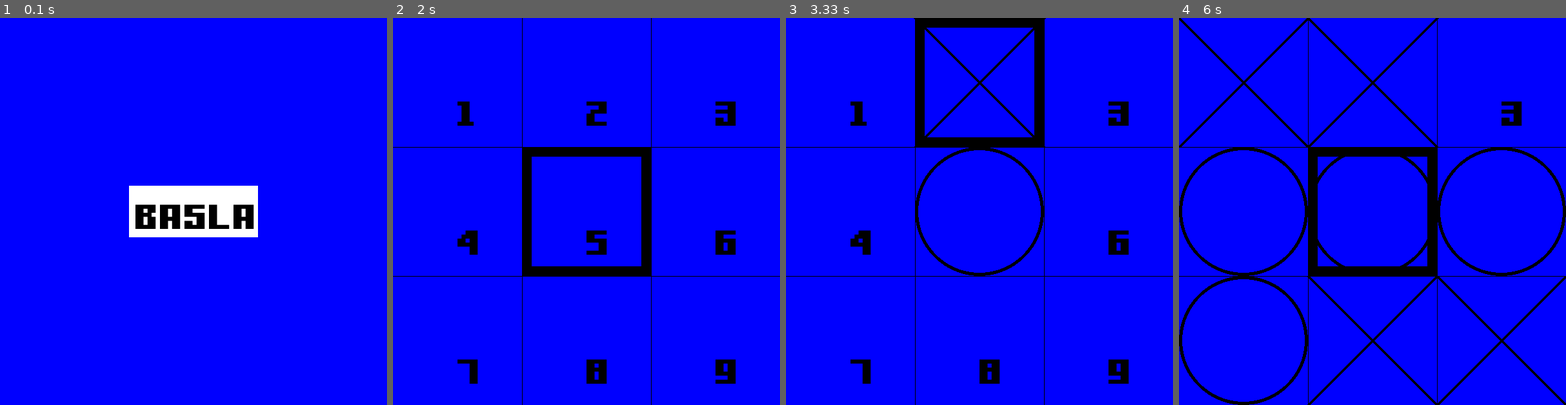
Above: before the commit, frames 1-4 (left to right).
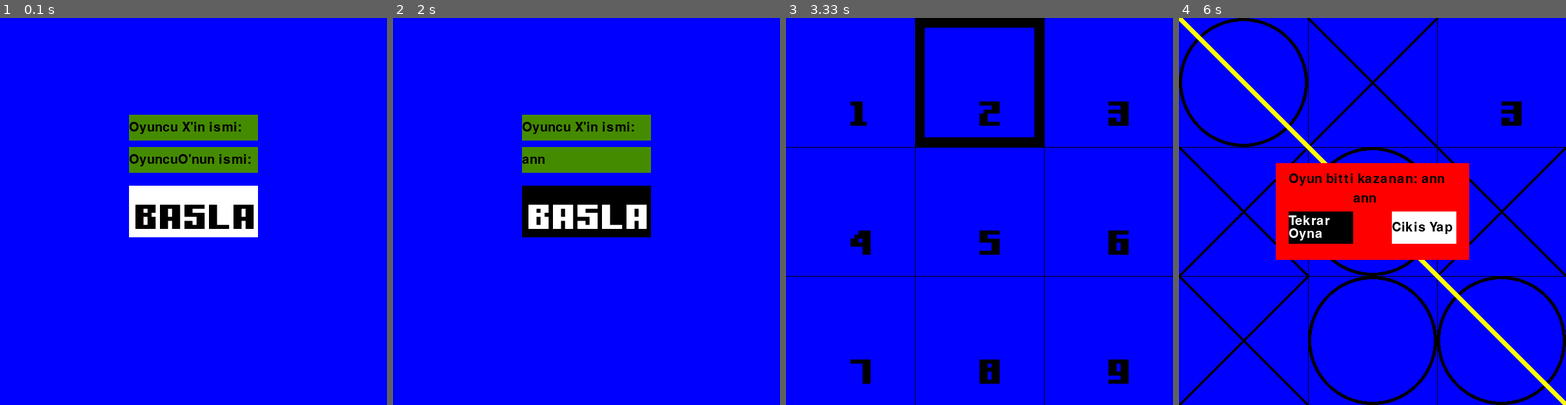
Above: after the commit, the same moments.

Repository: fluffydisk/XOX-pygame
Game: pygame game, started from main.py
Same seed, same stepped clock (60 frames per second), same inputs: the game is played once before the commit and once after it.
Inputs (mouse positions are in pixels of both pictures, inside the frame that each line leads up to):
- Up to frame 1 (0.1 s): no input
- Up to frame 2 (2 s): hold R 0.33-0.8 s; click (586, 161) at 0.93 s, where only the run after the commit has a clickable "OyuncuO'nun ismi:"; type "an" at 1.22 s; type "n" at 1.42 s; tap Enter at 1.55 s; click "BASLA" at 1.82 s
- Up to frame 3 (3.33 s): click (979, 126) at 2.15 s, where only the run after the commit has a clickable "Oyuncu X'in ismi:"; type "a" at 2.43 s; tap Enter at 2.57 s; click (979, 211) at 3.03 s, where only the run after the commit has a clickable "BASLA"; move the mouse to (917, 83) at 3.32 s
- Up to frame 4 (6 s): click (1310, 83) at 3.37 s; click (1507, 312) at 3.73 s; click (1248, 161) at 4.25 s; click (1256, 79) at 4.58 s; click (1279, 281) at 4.95 s; click (1314, 323) at 5.25 s; click (1453, 161) at 5.58 s; click (1333, 196) at 5.92 s

The runs differ from the first frame. In frame 1, 4.4% of the frame differs, in the area x 33-67%, y 25-40%; in frame 2, 12%; in frame 3, 1.8%; in frame 4, 22%, in the area x 0-100%, y 0-100%.

Commit message:
completed %95 of code works well, just needs couple feature updates like leaderboard

Diff:
--- a/main.py
+++ b/main.py
@@ -1,6 +1,4 @@
-# Example file showing a circle moving on screen
 import pygame
-# pygame setup
 pygame.init()
 
 SCREEN_WIDTH=600
@@ -13,8 +11,19 @@
 thicknesOFBorders=15
 currentZone=0
 
+var=""
+
+option1="X"
+option2="O"
+
 ButtonColor = "white"
 TextColor = "black"
+
+againButtonColor="black"
+againTextColor="white"
+exitTextColor="black"
+exitButtonColor="white"
+
 
 mouseClicked=False
 
@@ -39,6 +48,19 @@
 ninthAreaDraw="A"
 
 
+changingtoX=False
+changingtoO=False
+
+user_x_text = ''
+user_o_text = ''
+userXName=""
+userOName=""
+
+base_font = pygame.font.Font(None, 30)
+oyuncuX = base_font.render("Oyuncu X'in ismi: ", 1, "black")
+oyuncuO = base_font.render("OyuncuO'nun ismi: ", 1, "black")
+oyuncuXNameInput = base_font.render(user_x_text, 1, "black")
+oyuncuONameInput = base_font.render(user_o_text, 1, "black")
 undertaleFont = pygame.font.Font("Gamer.ttf", 100)
 firstArea = undertaleFont.render("1", 1, "black")
 secondArea = undertaleFont.render("2", 1, "black")
@@ -50,6 +72,8 @@
 eighthArea = undertaleFont.render("8", 1, "black")
 ninthArea = undertaleFont.render("9", 1, "black")
 
+
+
 def writeX(xStart, yStart, SCREEN_WIDTH, SCREEN_HEIGHT):
     pygame.draw.line(screen, "black", (xStart, yStart), (xStart+SCREEN_WIDTH/3, yStart+SCREEN_HEIGHT/3), 5)
     pygame.draw.line(screen, "black", (xStart+SCREEN_WIDTH/3, yStart), (xStart, yStart+SCREEN_HEIGHT/3), 5)
@@ -57,10 +81,102 @@
 def writeO(xStart, yStart, SCREEN_WIDTH, SCREEN_HEIGHT):
     pygame.draw.circle(screen, "black", (xStart, yStart), SCREEN_HEIGHT/6, 5)
 
+def gameRuleCheck(list):
+    selectedOption=""
+    if list[0][0]==option1 or list[0][0]==option2:
+        selectedOption=list[0][0]
+        if list[0][1]==selectedOption and list[0][2]==selectedOption:
+            pygame.draw.line(screen, "yellow", [0, 100], [600, 100], 10)
+            return selectedOption
+        if list[1][1]==selectedOption and list[2][2]==selectedOption:
+            pygame.draw.line(screen, "yellow", [0, 0], [600, 600], 10)
+            return selectedOption
+        if list[1][0]==selectedOption and list[2][0]==selectedOption:
+            pygame.draw.line(screen, "yellow", [100, 0], [100, 600], 10)
+            return selectedOption
+    if list[2][2]==option1 or list[2][2]==option2:
+        selectedOption=list[2][2]
+        if list[1][2]==selectedOption and list[0][2]==selectedOption:
+            pygame.draw.line(screen, "yellow", [500, 0], [500, 600], 10)
+            return selectedOption
+        if list[2][1]==selectedOption and list[2][0]==selectedOption:
+            pygame.draw.line(screen, "yellow", [0, 500], [600, 500], 10)
+            return selectedOption
+    if list[2][0]==option1 or list[2][0]==option2:
+        selectedOption=list[2][0]
+        if list[1][1]==selectedOption and list[0][2]==selectedOption:
+            pygame.draw.line(screen, "yellow", [0, 600], [600, 0], 10)
+            return selectedOption
+    if list[1][0]==option1 or list[1][0]==option2:
+        selectedOption=list[1][0]
+        if list[1][1] == selectedOption and list[1][2] == selectedOption:
+            pygame.draw.line(screen, "yellow", [0, 300], [600, 300], 10)
+            return selectedOption
+    if list[0][1] == option1 or list[0][1] == option2:
+        selectedOption=list[0][1]
+        if list[1][1] == selectedOption and list[2][1] == selectedOption:
+            pygame.draw.line(screen, "yellow", [300, 0], [300, 600], 10)
+            return selectedOption
+    return "P"
+
+gameFinish=""
+def gameFinished(winner, mouseClicked):
+    mousePos = pygame.mouse.get_pos()
+    if (mousePos[0]>=170 and mousePos[0]<=270) and (mousePos[1]>=300 and mousePos[1]<=350):
+        if mouseClicked==True:
+            return "StartScreen"
+        againButtonColor="white"
+        againTextColor="black"
+    else:
+        againTextColor="white"
+        againButtonColor="black"
+    if (mousePos[0] >= 330 and mousePos[0] <= 430) and (mousePos[1] >= 300 and mousePos[1] <= 350):
+        if mouseClicked==True:
+            return "Exit"
+        exitButtonColor="black"
+        exitTextColor="white"
+    else:
+        exitButtonColor="white"
+        exitTextColor="black"
+    again1 = base_font.render("Tekrar", 1, againTextColor)
+    again2 = base_font.render("Oyna", 1, againTextColor)
+    exit = base_font.render("Cikis Yap", 1, exitTextColor)
+
+    background = pygame.Rect(150, 225, 300, 150)
+    pygame.draw.rect(screen, "red", background)
+    button1 = pygame.Rect(170, 300, 100, 50)
+    button2 = pygame.Rect(330, 300, 100, 50)
+    pygame.draw.rect(screen, againButtonColor, button1)
+    pygame.draw.rect(screen, exitButtonColor, button2)
+
+    screen.blit(again1, (170, 305))
+    screen.blit(again2, (170, 325))
+    screen.blit(exit, (330, 315))
+    if winner=="X":
+        screen.blit(base_font.render("Oyun bitti kazanan:", 1, "black"), (170, 240))
+        screen.blit(base_font.render(userXName, 1, "black"), (270, 270))
+    elif winner == "O":
+        screen.blit(base_font.render("Oyun bitti kazanan: {}".format(userOName), 1, "black"), (170, 240))
+        screen.blit(base_font.render(userOName, 1, "black"), (270, 270))
+XOX = [["0","1","2"],["0","1"," 2"],["0","1","2"]]
 
 Play=False
 turn = "X"
+
+
+active=False
+inputFromX=False
+inputFromO=False
+input_first_player_rect = pygame.Rect(200, 150, 200, 40)
+input_second_player_rect = pygame.Rect(200, 200, 200, 40)
+color_active = pygame.Color('lightskyblue3')
+color_passive = pygame.Color('chartreuse4')
+colorX = color_passive
+colorO = color_passive
+
 while running:
+    oyuncuXNameInput = base_font.render(user_x_text, 1, "black")
+    oyuncuONameInput = base_font.render(user_o_text, 1, "black")
     # poll for events
     # pygame.QUIT event means the user clicked X to close your window
     for event in pygame.event.get():
@@ -70,23 +186,108 @@
             mouseClicked=True
         else:
             mouseClicked=False
-    keys = pygame.key.get_pressed()
-    if keys[pygame.K_r]:
-        Play = False
+        keys = pygame.key.get_pressed()
+        if keys[pygame.K_r]:
+            Play = False
+        if event.type == pygame.KEYDOWN:
+            if inputFromX:
+                if event.key == pygame.K_RETURN:
+                    inputFromX=False
+                elif event.key == pygame.K_BACKSPACE:
+                    user_x_text = user_x_text[:-1]
+                else:
+                    user_x_text += event.unicode
+            if inputFromO:
+                if event.key == pygame.K_RETURN:
+                    inputFromO = False
+                elif event.key == pygame.K_BACKSPACE:
+                    user_o_text = user_o_text[:-1]
+                else:
+                    user_o_text += event.unicode
+
+
 
     screen.fill("blue")
     # fill the screen with a color to wipe away anything from last frame
     if Play==False:
-
+        mousePos = pygame.mouse.get_pos()
+        pygame.draw.rect(screen, colorX, input_first_player_rect)
+        pygame.draw.rect(screen, colorO, input_second_player_rect)
+        text_surface_player_x = base_font.render(user_x_text, True, (255, 255, 255))
+
+        if(mousePos[0]>=200 and mousePos[0]<=400) and (mousePos[1]>=200 and mousePos[1]<=240):
+            colorO=color_active
+            pygame.draw.rect(screen, colorO, input_second_player_rect)
+            if mouseClicked==True:
+                inputFromO=True
+                if inputFromX==True:
+                    changingtoO=True
+                    inputFromX=False
+                else:
+                    changingtoO = False
+        if inputFromO == True:
+            screen.blit(oyuncuONameInput, (200,210))
+            colorO = color_active
+        elif changingtoO == True:
+            screen.blit(oyuncuONameInput, (200,210))
+            colorO = color_active
+        elif changingtoX==True:
+            if user_o_text=="":
+                screen.blit(oyuncuO, (200, 210))
+                colorO = color_passive
+            else:
+                screen.blit(oyuncuONameInput, (200, 210))
+                colorO = color_passive
+        elif inputFromO == False and user_o_text=="":
+            screen.blit(oyuncuO, (200, 210))
+            colorO = color_passive
+        else:
+            screen.blit(oyuncuONameInput, (200, 210))
+            colorO = color_passive
+
+
+        if(mousePos[0]>=200 and mousePos[0]<=400) and (mousePos[1]>=150 and mousePos[1]<=190):
+            colorX=color_active
+            pygame.draw.rect(screen, colorX, input_first_player_rect)
+            if mouseClicked==True:
+                inputFromX = True
+                if inputFromO==True:
+                    changingtoX=True
+                    inputFromO= False
+                else:
+                    changingtoX=False
+        if inputFromX == True:
+            screen.blit(oyuncuXNameInput, (200,160))
+            colorX = color_active
+        elif changingtoX==True:
+            screen.blit(oyuncuXNameInput, (200,160))
+            colorX = color_active
+        elif changingtoO==True:
+            if user_x_text=="":
+                screen.blit(oyuncuX, (200, 160))
+                colorX = color_passive
+            else:
+                screen.blit(oyuncuXNameInput, (200, 160))
+                colorX = color_passive
+        elif inputFromX == False and user_x_text=="":
+            screen.blit(oyuncuX, (200, 160))
+            colorX = color_passive
+        else:
+            screen.blit(oyuncuXNameInput, (200, 160))
+            colorX = color_passive
 
         OpeningScreen = undertaleFont.render("BASLA", 1, TextColor)
         pygame.draw.rect(screen, ButtonColor, (SCREEN_WIDTH/2-100, SCREEN_HEIGHT/2-40, 200, 80))
-        mousePos=pygame.mouse.get_pos()
+
         screen.blit(OpeningScreen, (SCREEN_WIDTH/2-90, SCREEN_HEIGHT/2-40))
         if(mousePos[0]>=SCREEN_WIDTH/2-100 and mousePos[0]<=SCREEN_WIDTH/2+100) and (mousePos[1]>=SCREEN_HEIGHT/2-40 and mousePos[1]<=SCREEN_HEIGHT/2+40):
             ButtonColor="black"
             TextColor="white"
-            if mouseClicked==True:
+            if mouseClicked==True and (user_o_text != "" and user_x_text != ""):
+                userXName=user_x_text
+                userOName=user_o_text
+                user_x_text=""
+                user_o_text=""
                 mouseClicked = False
                 Play=True
                 turn = "X"
@@ -108,9 +309,7 @@
                 seventhAreaDraw = "A"
                 eighthAreaDraw = "A"
                 ninthAreaDraw = "A"
-
-
-
+                XOX = [["0", "1", "2"], ["0", "1", "2"], ["0", "1", "2"]]
         else:
             ButtonColor="white"
             TextColor = "black"
@@ -124,6 +323,8 @@
         dt = clock.tick(60) / 1000
 
     if Play==True:
+
+
         pygame.draw.line(screen, "black", [SCREEN_WIDTH/3, 0], [SCREEN_WIDTH/3, SCREEN_HEIGHT])
         pygame.draw.line(screen, "black", [SCREEN_WIDTH / 3*2, 0], [SCREEN_WIDTH / 3*2, SCREEN_HEIGHT])
 
@@ -132,78 +333,67 @@
 
 
 
-
-
         mousePos = pygame.mouse.get_pos()
-
-        if(mousePos[0]<=SCREEN_WIDTH/3) and (mousePos[1]<=SCREEN_HEIGHT/3):
-            if currentZone!=1:
-                currentZone = 1
-                print("{}. Alandasin".format(currentZone))
-            pygame.draw.rect(screen, ("black"), (0, 0, SCREEN_WIDTH/3, SCREEN_HEIGHT/3), thicknesOFBorders)
-            if mouseClicked == True:
-                firstAreaMarked = True
-
-        elif(mousePos[0]<=SCREEN_WIDTH/3*2 and mousePos[0]>SCREEN_WIDTH/3) and (mousePos[1]<=SCREEN_HEIGHT/3):
-            if currentZone != 2:
-                currentZone = 2
-                print("{}. Alandasin".format(currentZone))
-            pygame.draw.rect(screen, "black", (SCREEN_WIDTH/3, 0, SCREEN_WIDTH / 3, SCREEN_HEIGHT / 3), thicknesOFBorders)
-            if mouseClicked==True:
-                secondAreaMarked=True
-        elif(mousePos[0]<=SCREEN_WIDTH and mousePos[0]>SCREEN_WIDTH/3*2) and (mousePos[1]<=SCREEN_HEIGHT/3):
-            if currentZone!=3:
-                currentZone = 3
-                print("{}. Alandasin".format(currentZone))
-            pygame.draw.rect(screen, "black", (SCREEN_WIDTH / 3*2, 0, SCREEN_WIDTH / 3, SCREEN_HEIGHT / 3), thicknesOFBorders)
-            if mouseClicked==True:
-                thirdAreaMarked=True
-
-        elif(mousePos[0]<=SCREEN_WIDTH/3) and (mousePos[1]>SCREEN_HEIGHT/3 and mousePos[1]<=SCREEN_HEIGHT/3*2):
-            if currentZone!=4:
-                currentZone = 4
-                print("{}. Alandasin".format(currentZone))
-            pygame.draw.rect(screen, "black", (0, SCREEN_HEIGHT / 3, SCREEN_WIDTH / 3, SCREEN_HEIGHT / 3), thicknesOFBorders)
-            if mouseClicked==True:
-                fourthAreaMarked=True
-        elif(mousePos[0]>SCREEN_WIDTH/3 and mousePos[0]<=SCREEN_WIDTH/3*2) and (mousePos[1]>SCREEN_HEIGHT/3 and mousePos[1]<=SCREEN_HEIGHT/3*2):
-            if currentZone!=5:
-                currentZone = 5
-                print("{}. Alandasin".format(currentZone))
-            pygame.draw.rect(screen, "black", (SCREEN_WIDTH/3, SCREEN_HEIGHT / 3, SCREEN_WIDTH / 3, SCREEN_HEIGHT / 3), thicknesOFBorders)
-            if mouseClicked == True:
-                fifthAreaMarked = True
-
-        elif(mousePos[0]>SCREEN_WIDTH/3*2) and (mousePos[1]>SCREEN_HEIGHT/3 and mousePos[1]<=SCREEN_HEIGHT/3*2):
-            if currentZone!=6:
-                currentZone = 6
-                print("{}. Alandasin".format(currentZone))
-            pygame.draw.rect(screen, "black", (SCREEN_WIDTH/3*2, SCREEN_HEIGHT / 3, SCREEN_WIDTH / 3, SCREEN_HEIGHT / 3), thicknesOFBorders)
-            if mouseClicked==True:
-                sixthAreaMarked=True
-
-        elif(mousePos[0]<=SCREEN_WIDTH/3) and (mousePos[1]>SCREEN_HEIGHT/3*2):
-            if currentZone!=7:
-                currentZone = 7
-                print("{}. Alandasin".format(currentZone))
-            pygame.draw.rect(screen, "black", (0, SCREEN_HEIGHT / 3*2, SCREEN_WIDTH / 3, SCREEN_HEIGHT / 3), thicknesOFBorders)
-            if mouseClicked==True:
-                seventhAreaMarked=True
-        elif(mousePos[0]>SCREEN_WIDTH/3 and mousePos[0]<=SCREEN_WIDTH/3*2) and (mousePos[1]>SCREEN_HEIGHT/3*2):
-            if currentZone!=8:
-                currentZone = 8
-                print("{}. Alandasin".format(currentZone))
-            pygame.draw.rect(screen, "black", (SCREEN_WIDTH/3, SCREEN_HEIGHT / 3 * 2, SCREEN_WIDTH / 3, SCREEN_HEIGHT / 3), thicknesOFBorders)
-            if mouseClicked==True:
-                eighthAreaMarked=True
-
-        elif(mousePos[0]>SCREEN_WIDTH/3*2) and (mousePos[1]>SCREEN_HEIGHT/3*2):
-            if currentZone!=9:
-                currentZone = 9
-                print("{}. Alandasin".format(currentZone))
-            pygame.draw.rect(screen, "black",(SCREEN_WIDTH / 3*2, SCREEN_HEIGHT / 3 * 2, SCREEN_WIDTH / 3, SCREEN_HEIGHT / 3), thicknesOFBorders)
-            if mouseClicked==True:
-                ninthAreaMarked=True
+        if var == "P":
+            if(mousePos[0]<=SCREEN_WIDTH/3) and (mousePos[1]<=SCREEN_HEIGHT/3):
+                if currentZone!=1:
+                    currentZone = 1
+                pygame.draw.rect(screen, ("black"), (0, 0, SCREEN_WIDTH/3, SCREEN_HEIGHT/3), thicknesOFBorders)
+                if mouseClicked == True:
+                    firstAreaMarked = True
+
+            elif(mousePos[0]<=SCREEN_WIDTH/3*2 and mousePos[0]>SCREEN_WIDTH/3) and (mousePos[1]<=SCREEN_HEIGHT/3):
+                if currentZone != 2:
+                    currentZone = 2
+                pygame.draw.rect(screen, "black", (SCREEN_WIDTH/3, 0, SCREEN_WIDTH / 3, SCREEN_HEIGHT / 3), thicknesOFBorders)
+                if mouseClicked==True:
+                    secondAreaMarked=True
+            elif(mousePos[0]<=SCREEN_WIDTH and mousePos[0]>SCREEN_WIDTH/3*2) and (mousePos[1]<=SCREEN_HEIGHT/3):
+                if currentZone!=3:
+                    currentZone = 3
+                pygame.draw.rect(screen, "black", (SCREEN_WIDTH / 3*2, 0, SCREEN_WIDTH / 3, SCREEN_HEIGHT / 3), thicknesOFBorders)
+                if mouseClicked==True:
+                    thirdAreaMarked=True
+
+            elif(mousePos[0]<=SCREEN_WIDTH/3) and (mousePos[1]>SCREEN_HEIGHT/3 and mousePos[1]<=SCREEN_HEIGHT/3*2):
+                if currentZone!=4:
+                    currentZone = 4
+                pygame.draw.rect(screen, "black", (0, SCREEN_HEIGHT / 3, SCREEN_WIDTH / 3, SCREEN_HEIGHT / 3), thicknesOFBorders)
+                if mouseClicked==True:
+                    fourthAreaMarked=True
+            elif(mousePos[0]>SCREEN_WIDTH/3 and mousePos[0]<=SCREEN_WIDTH/3*2) and (mousePos[1]>SCREEN_HEIGHT/3 and mousePos[1]<=SCREEN_HEIGHT/3*2):
+                if currentZone!=5:
+                    currentZone = 5
+                pygame.draw.rect(screen, "black", (SCREEN_WIDTH/3, SCREEN_HEIGHT / 3, SCREEN_WIDTH / 3, SCREEN_HEIGHT / 3), thicknesOFBorders)
+                if mouseClicked == True:
+                    fifthAreaMarked = True
+
+            elif(mousePos[0]>SCREEN_WIDTH/3*2) and (mousePos[1]>SCREEN_HEIGHT/3 and mousePos[1]<=SCREEN_HEIGHT/3*2):
+                if currentZone!=6:
+                    currentZone = 6
+                pygame.draw.rect(screen, "black", (SCREEN_WIDTH/3*2, SCREEN_HEIGHT / 3, SCREEN_WIDTH / 3, SCREEN_HEIGHT / 3), thicknesOFBorders)
+                if mouseClicked==True:
+                    sixthAreaMarked=True
+
+            elif(mousePos[0]<=SCREEN_WIDTH/3) and (mousePos[1]>SCREEN_HEIGHT/3*2):
+                if currentZone!=7:
+                    currentZone = 7
+                pygame.draw.rect(screen, "black", (0, SCREEN_HEIGHT / 3*2, SCREEN_WIDTH / 3, SCREEN_HEIGHT / 3), thicknesOFBorders)
+                if mouseClicked==True:
+                    seventhAreaMarked=True
+            elif(mousePos[0]>SCREEN_WIDTH/3 and mousePos[0]<=SCREEN_WIDTH/3*2) and (mousePos[1]>SCREEN_HEIGHT/3*2):
+                if currentZone!=8:
+                    currentZone = 8
+                pygame.draw.rect(screen, "black", (SCREEN_WIDTH/3, SCREEN_HEIGHT / 3 * 2, SCREEN_WIDTH / 3, SCREEN_HEIGHT / 3), thicknesOFBorders)
+                if mouseClicked==True:
+                    eighthAreaMarked=True
+
+            elif(mousePos[0]>SCREEN_WIDTH/3*2) and (mousePos[1]>SCREEN_HEIGHT/3*2):
+                if currentZone!=9:
+                    currentZone = 9
+                pygame.draw.rect(screen, "black",(SCREEN_WIDTH / 3*2, SCREEN_HEIGHT / 3 * 2, SCREEN_WIDTH / 3, SCREEN_HEIGHT / 3), thicknesOFBorders)
+                if mouseClicked==True:
+                    ninthAreaMarked=True
 
         if not firstAreaMarked:
             screen.blit(firstArea, (SCREEN_WIDTH/6, SCREEN_HEIGHT/6))
@@ -292,50 +482,75 @@
 
         if firstAreaDraw=="X":
             writeX(0, 0, SCREEN_WIDTH, SCREEN_HEIGHT)
+            XOX[0][0]="X"
         elif firstAreaDraw=="O":
             writeO(SCREEN_WIDTH / 6, SCREEN_HEIGHT / 6, SCREEN_WIDTH, SCREEN_HEIGHT)
+            XOX[0][0] = "O"
 
         if secAreaDraw=="X":
             writeX(SCREEN_WIDTH / 3, 0, SCREEN_WIDTH, SCREEN_HEIGHT)
+            XOX[0][1] = "X"
         elif secAreaDraw=="O":
             writeO(SCREEN_WIDTH / 2, SCREEN_HEIGHT / 6, SCREEN_WIDTH, SCREEN_HEIGHT)
+            XOX[0][1] = "O"
 
         if thirdAreaDraw=="X":
             writeX(SCREEN_WIDTH / 3 * 2, 0, SCREEN_WIDTH, SCREEN_HEIGHT)
+            XOX[0][2] = "X"
         elif thirdAreaDraw=="O":
             writeO(SCREEN_WIDTH / 6 * 5, SCREEN_HEIGHT / 6, SCREEN_WIDTH, SCREEN_HEIGHT)
+            XOX[0][2] = "O"
 
         if fourthAreaDraw=="X":
             writeX(0, SCREEN_HEIGHT/3, SCREEN_WIDTH, SCREEN_HEIGHT)
+            XOX[1][0] = "X"
         elif fourthAreaDraw=="O":
             writeO(SCREEN_WIDTH/6, SCREEN_HEIGHT/2, SCREEN_WIDTH, SCREEN_HEIGHT)
+            XOX[1][0] = "O"
 
         if fifthAreaDraw=="X":
             writeX(SCREEN_WIDTH/3, SCREEN_HEIGHT/3, SCREEN_WIDTH, SCREEN_HEIGHT)
+            XOX[1][1] = "X"
         elif fifthAreaDraw=="O":
             writeO(SCREEN_WIDTH/2, SCREEN_HEIGHT/2, SCREEN_WIDTH, SCREEN_HEIGHT)
+            XOX[1][1] = "O"
 
         if sixthAreaDraw=="X":
             writeX(SCREEN_WIDTH/3*2, SCREEN_HEIGHT/3, SCREEN_WIDTH, SCREEN_HEIGHT)
+            XOX[1][2] = "X"
         elif sixthAreaDraw=="O":
             writeO(SCREEN_WIDTH/6*5, SCREEN_HEIGHT/2, SCREEN_WIDTH, SCREEN_HEIGHT)
+            XOX[1][2] = "O"
 
         if seventhAreaDraw=="X":
             writeX(0, SCREEN_HEIGHT/3*2, SCREEN_WIDTH, SCREEN_HEIGHT)
+            XOX[2][0] = "X"
         elif seventhAreaDraw=="O":
             writeO(SCREEN_WIDTH/6, SCREEN_HEIGHT/6*5, SCREEN_WIDTH, SCREEN_HEIGHT)
+            XOX[2][0] = "O"
 
         if eighthAreaDraw=="X":
             writeX(SCREEN_WIDTH/3, SCREEN_HEIGHT/3*2, SCREEN_WIDTH, SCREEN_HEIGHT)
+            XOX[2][1] = "X"
         elif eighthAreaDraw=="O":
             writeO(SCREEN_WIDTH/2, SCREEN_HEIGHT/6*5, SCREEN_WIDTH, SCREEN_HEIGHT)
+            XOX[2][1] = "O"
 
         if ninthAreaDraw=="X":
             writeX(SCREEN_WIDTH/3*2, SCREEN_HEIGHT/3*2, SCREEN_WIDTH, SCREEN_HEIGHT)
+            XOX[2][2] = "X"
         elif ninthAreaDraw=="O":
             writeO(SCREEN_WIDTH/6*5, SCREEN_HEIGHT/6*5, SCREEN_WIDTH, SCREEN_HEIGHT)
-
-
+            XOX[2][2] = "O"
+        var = gameRuleCheck(XOX)
+        if var=="P":
+            Play=True
+        elif var=="O" or var=="X":
+            gameFinish=gameFinished(var, mouseClicked)
+            if gameFinish=="StartScreen":
+                Play=False
+            elif gameFinish=="Exit":
+                running=False
 
         # flip() the display to put your work on screen
         pygame.display.flip()
@@ -343,6 +558,6 @@
         # limits FPS to 60
         # dt is delta time in seconds since last frame, used for framerate-
         # independent physics.
-        dt = clock.tick(60) / 1000
+        dt = clock.tick(120) / 1000
 
 pygame.quit()
